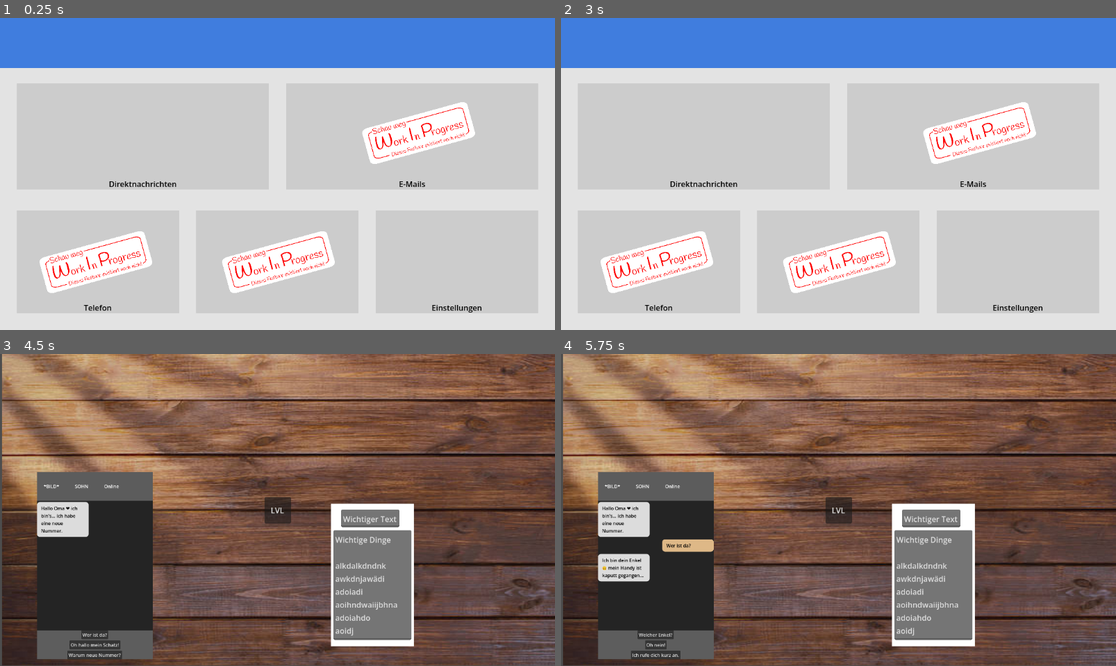
Above: before the commit, frames 1-4 (two rows, left to right).
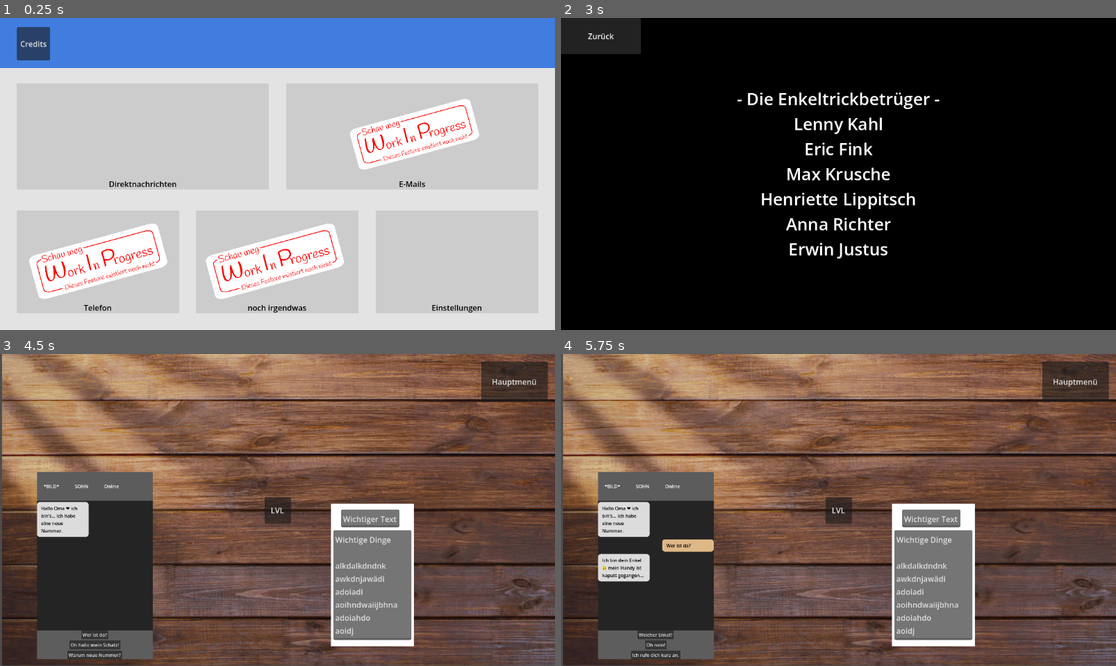
Above: after the commit, the same moments.

Repository: EgmundEGG/Enkeltrickbetr-ger-Spiel
Game: Godot game, scene res://Scenes/MainMenu.tscn
The game is run twice, just before and just after one commit, with the same random seed, the same clock (stepped at 60 frames per second) and the same inputs.
Inputs (mouse positions are in pixels of both pictures, inside the frame that each line leads up to):
- Up to frame 1 (0.25 s): no input
- Up to frame 2 (3 s): click "E-Mails" at 0.5 s; click "Telefon" at 1.25 s; click (838, 261) at 2 s; click (594, 42) at 2.75 s, where only the run after the commit has a clickable "Credits"
- Up to frame 3 (4.5 s): click (38, 372) at 3.5 s, where only the run after the commit has a clickable "Zurück"; click "Direktnachrichten" at 4.25 s
- Up to frame 4 (5.75 s): click "Wer ist da?" at 5 s

The runs differ from the first frame. In frame 1, 6.1% of the frame differs, in the area x 3-87%, y 2-95%; in frame 2, 99%, in the area x 0-100%, y 0-100%; in frame 3, 1.4%; in frame 4, 1.4%.

Commit message:
Hinzufügen von Credits

Diff:
--- a/enkeltrick-betrug/MainMenu/Scripts/MenuButton.gd
+++ b/enkeltrick-betrug/MainMenu/Scripts/MenuButton.gd
@@ -2,13 +2,5 @@
 
 @export var SceneName : String
 
-# Called when the node enters the scene tree for the first time.
-func _ready() -> void:
-	pass # Replace with function body.
-
-# Called every frame. 'delta' is the elapsed time since the previous frame.
-func _process(delta: float) -> void:
-	pass
-
 func _pressed() -> void:
 	get_tree().change_scene_to_file("res://Scenes/" + SceneName + ".tscn")
--- /dev/null
+++ b/enkeltrick-betrug/Scenes/Credits.tscn
@@ -0,0 +1,45 @@
+[gd_scene format=3 uid="uid://cprnio2kjleuk"]
+
+[ext_resource type="Script" uid="uid://6leggv6jfhv5" path="res://MainMenu/Scripts/MenuButton.gd" id="1_i8h6y"]
+
+[node name="Credits" type="Control" unique_id=1162742842]
+layout_mode = 3
+anchors_preset = 15
+anchor_right = 1.0
+anchor_bottom = 1.0
+grow_horizontal = 2
+grow_vertical = 2
+
+[node name="Background" type="ColorRect" parent="." unique_id=808517880]
+layout_mode = 1
+anchors_preset = 15
+anchor_right = 1.0
+anchor_bottom = 1.0
+color = Color(0, 0, 0, 1)
+
+[node name="Label" type="Label" parent="Background" unique_id=1631869058]
+layout_mode = 1
+anchors_preset = 15
+anchor_right = 1.0
+anchor_bottom = 1.0
+theme_override_font_sizes/font_size = 35
+text = "- Die Enkeltrickbetrüger -
+Lenny Kahl
+Eric Fink
+Max Krusche
+Henriette Lippitsch
+Anna Richter
+Erwin Justus"
+horizontal_alignment = 1
+vertical_alignment = 1
+
+[node name="Button" type="Button" parent="Background" unique_id=169823053]
+layout_mode = 1
+anchors_preset = 15
+anchor_right = 1.0
+anchor_bottom = 1.0
+offset_right = -986.0
+offset_bottom = -573.0
+text = "Zurück"
+script = ExtResource("1_i8h6y")
+SceneName = "MainMenu"
--- a/enkeltrick-betrug/Scenes/Handy.tscn
+++ b/enkeltrick-betrug/Scenes/Handy.tscn
@@ -4,6 +4,7 @@
 [ext_resource type="Texture2D" uid="uid://bf3wm35tkqn0e" path="res://image/Lvl hintergrund.png" id="2_lf3ts"]
 [ext_resource type="Script" uid="uid://byrtcbu5wo2km" path="res://lv_l_button.gd" id="3_i3lhd"]
 [ext_resource type="Script" uid="uid://rghbh5jd0a8o" path="res://lvl_auswahl.gd" id="4_btpht"]
+[ext_resource type="Script" uid="uid://6leggv6jfhv5" path="res://MainMenu/Scripts/MenuButton.gd" id="5_kjkul"]
 
 [node name="Game" type="Control" unique_id=264381244]
 custom_minimum_size = Vector2(400, 0)
@@ -248,4 +249,18 @@
 text = "X
 "
 
+[node name="Button" type="Button" parent="." unique_id=1155998799]
+layout_mode = 1
+anchors_preset = -1
+anchor_left = 1.0
+anchor_right = 1.0
+offset_left = -153.0
+offset_top = 16.0
+offset_right = -15.0
+offset_bottom = 99.0
+grow_horizontal = 2
+text = "Hauptmenü"
+script = ExtResource("5_kjkul")
+SceneName = "MainMenu"
+
 [connection signal="pressed" from="LvLButton/Button" to="Chat" method="_on_button_pressed"]
--- a/enkeltrick-betrug/Scenes/MainMenu.tscn
+++ b/enkeltrick-betrug/Scenes/MainMenu.tscn
@@ -59,6 +59,8 @@
 anchor_right = 1.0
 anchor_bottom = 1.0
 offset_right = 0.5
+grow_horizontal = 2
+grow_vertical = 2
 theme_override_colors/font_color = Color(0, 0, 0, 1)
 text = "Direktnachrichten"
 horizontal_alignment = 1
@@ -87,10 +89,28 @@
 anchors_preset = 15
 anchor_right = 1.0
 anchor_bottom = 1.0
+grow_horizontal = 2
+grow_vertical = 2
 theme_override_colors/font_color = Color(0, 0, 0, 1)
 text = "E-Mails"
 horizontal_alignment = 1
 vertical_alignment = 2
+
+[node name="WIP" type="TextureRect" parent="TopRight" unique_id=346943795]
+layout_mode = 1
+anchors_preset = 15
+anchor_right = 1.0
+anchor_bottom = 1.0
+offset_left = 126.5
+offset_top = 84.0
+offset_right = -138.0
+offset_bottom = -21.0
+grow_horizontal = 2
+grow_vertical = 2
+rotation = -0.2658164
+texture = ExtResource("2_853f1")
+expand_mode = 1
+stretch_mode = 5
 
 [node name="BottomLeft" type="Button" parent="." unique_id=1415713375]
 layout_mode = 1
@@ -121,6 +141,22 @@
 horizontal_alignment = 1
 vertical_alignment = 2
 
+[node name="WIP" type="TextureRect" parent="BottomLeft" unique_id=1526847988]
+layout_mode = 1
+anchors_preset = 15
+anchor_right = 1.0
+anchor_bottom = 1.0
+offset_left = 19.0
+offset_top = 83.0
+offset_right = -40.723053
+offset_bottom = -8.238281
+grow_horizontal = 2
+grow_vertical = 2
+rotation = -0.2658164
+texture = ExtResource("2_853f1")
+expand_mode = 1
+stretch_mode = 5
+
 [node name="BottomMiddle" type="Button" parent="." unique_id=1788711253]
 layout_mode = 1
 anchors_preset = -1
@@ -146,9 +182,28 @@
 anchor_right = 1.0
 anchor_bottom = 1.0
 offset_right = 0.33398438
-theme_override_colors/font_color = Color(0, 0, 0, 1)
-horizontal_alignment = 1
-vertical_alignment = 2
+grow_horizontal = 2
+grow_vertical = 2
+theme_override_colors/font_color = Color(0, 0, 0, 1)
+text = "noch irgendwas"
+horizontal_alignment = 1
+vertical_alignment = 2
+
+[node name="WIP" type="TextureRect" parent="BottomMiddle" unique_id=579382064]
+layout_mode = 1
+anchors_preset = 15
+anchor_right = 1.0
+anchor_bottom = 1.0
+offset_left = 13.666962
+offset_top = 83.0
+offset_right = -46.05609
+offset_bottom = -8.238281
+grow_horizontal = 2
+grow_vertical = 2
+rotation = -0.2658164
+texture = ExtResource("2_853f1")
+expand_mode = 1
+stretch_mode = 5
 
 [node name="BottomRight" type="Button" parent="." unique_id=904974452]
 layout_mode = 1
@@ -174,25 +229,22 @@
 anchors_preset = 15
 anchor_right = 1.0
 anchor_bottom = 1.0
+grow_horizontal = 2
+grow_vertical = 2
 theme_override_colors/font_color = Color(0, 0, 0, 1)
 text = "Einstellungen"
 horizontal_alignment = 1
 vertical_alignment = 2
 
-[node name="WiPicon" type="Sprite2D" parent="." unique_id=841142655]
-position = Vector2(199.00003, 507.00003)
-rotation = -0.2684523
-scale = Vector2(0.24969855, 0.24969853)
-texture = ExtResource("2_853f1")
-
-[node name="WiPicon2" type="Sprite2D" parent="." unique_id=1726144916]
-position = Vector2(869, 239)
-rotation = -0.2684523
-scale = Vector2(0.24969855, 0.24969853)
-texture = ExtResource("2_853f1")
-
-[node name="WiPicon3" type="Sprite2D" parent="." unique_id=14905976]
-position = Vector2(578, 507.00003)
-rotation = -0.2684523
-scale = Vector2(0.24969855, 0.24969853)
-texture = ExtResource("2_853f1")
+[node name="Credits" type="Button" parent="." unique_id=1029023818]
+layout_mode = 1
+anchors_preset = -1
+anchor_right = 1.0
+anchor_bottom = 0.16000001
+offset_left = 35.0
+offset_top = 19.0
+offset_right = -1048.0
+offset_bottom = -15.680008
+text = "Credits"
+script = ExtResource("1_tt5f1")
+SceneName = "Credits"
